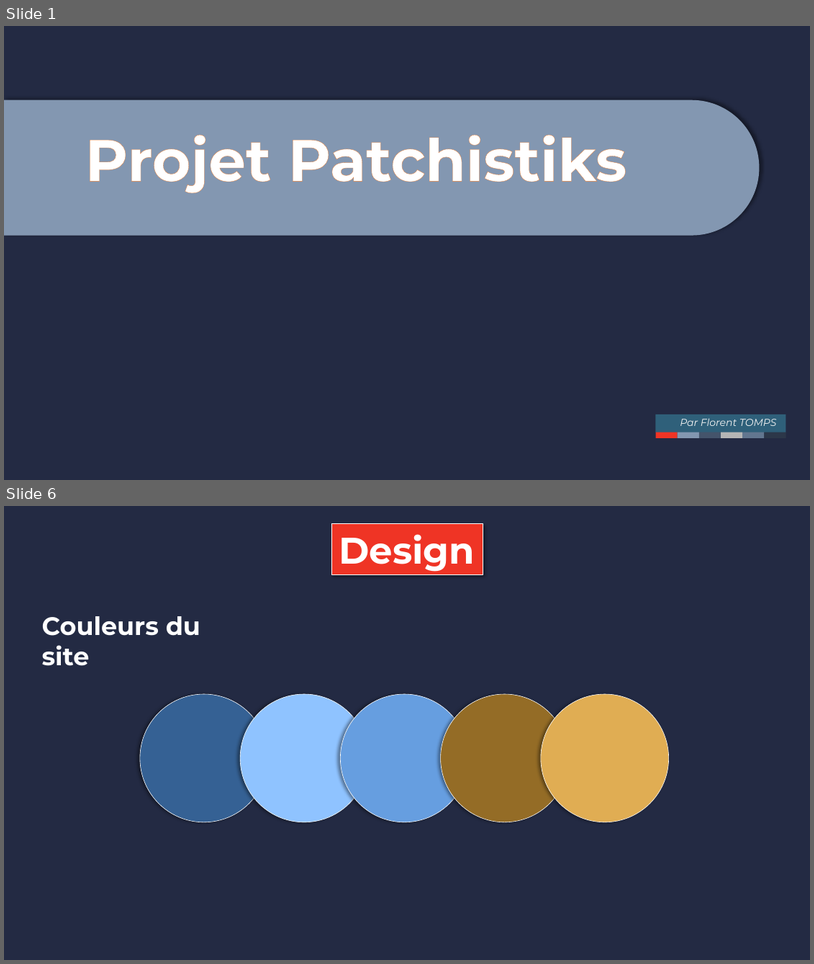
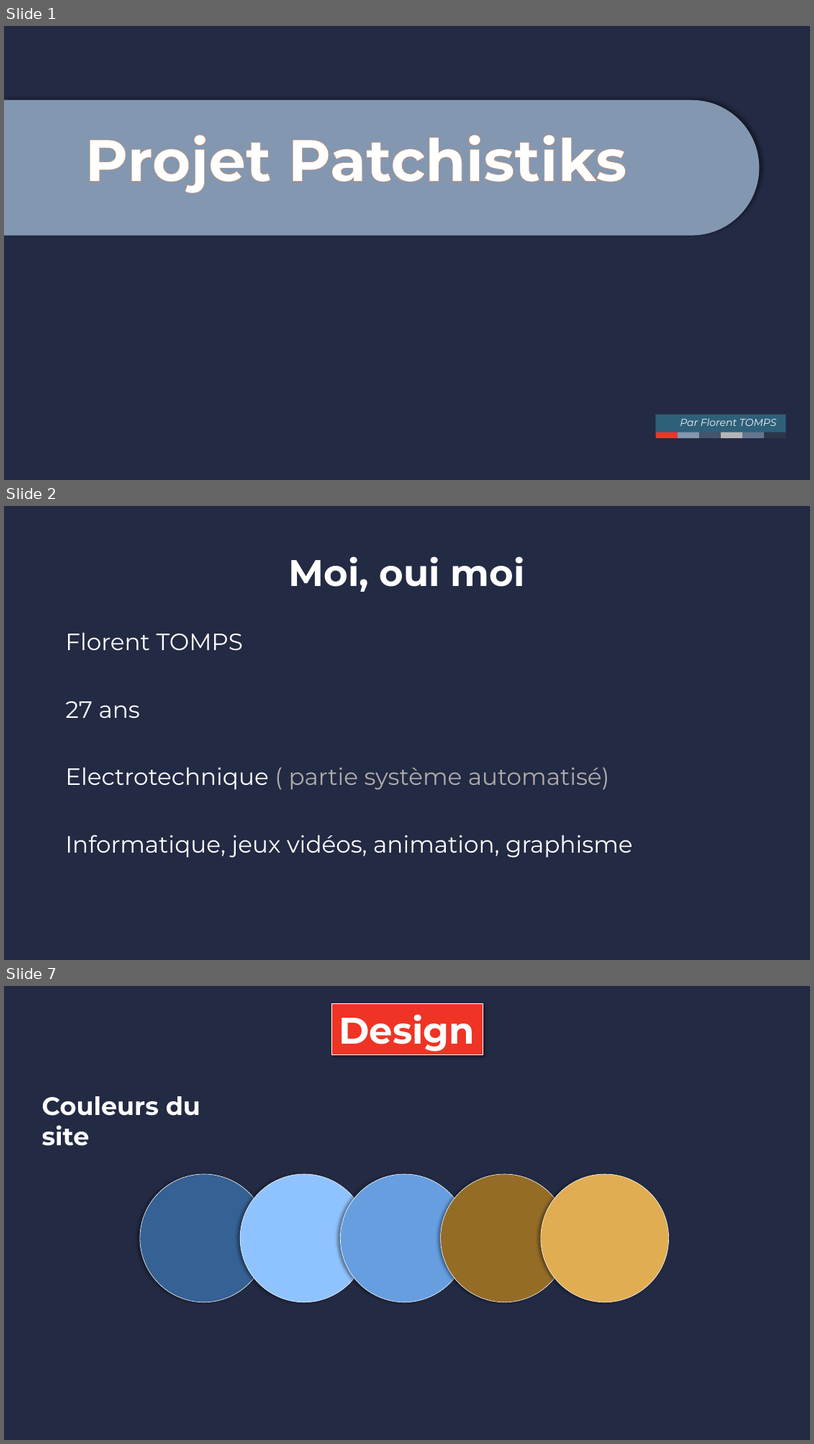
Before and after one commit to flotql/ProjetPatchistiks, a slide deck: Powerpoint/1oral.pptx. Shown one above the other, each under a label of ours: slides 1 and 6 before the commit, slides 1, 2 and 7 after it; the slides between them are not shown. The pictures are 814x964 and 814x1444 pixels, drawn with LibreOffice and Linux fonts; fonts in the diff are those of the drawing; background and template pictures are left out; a plain dark background stands for a picture behind light text. Boxes give left, top, right and bottom in pixels: in the first picture for what was removed or moved away, otherwise in the second. Text is boxed around its words. In the diff, an @@ line names an element or a change of style, - is before the commit and + after.

```diff
--- a/Powerpoint/1oral.pptx
+++ b/Powerpoint/1oral.pptx
@@ slide 2 added at <box>4,506,810,960</box>, background picture (left out); not listed: 1 template element that a slide beside it also shows @@
@@ title added at <box>289,556,525,592</box>, 44 pt, text #FFFFFF, bold @@
+Moi, oui moi
@@ text added at <box>65,632,633,857</box>, 28 pt, text #FFFFFF @@
+Florent TOMPS
+27 ans
+Electrotechnique ( partie système automatisé)
+Informatique, jeux vidéos, animation, graphisme
@@ what was slide 6 is now slide 7 @@
```
Also in this commit, not shown: 3 slides changed, 2 other slides added, 7 other files.
